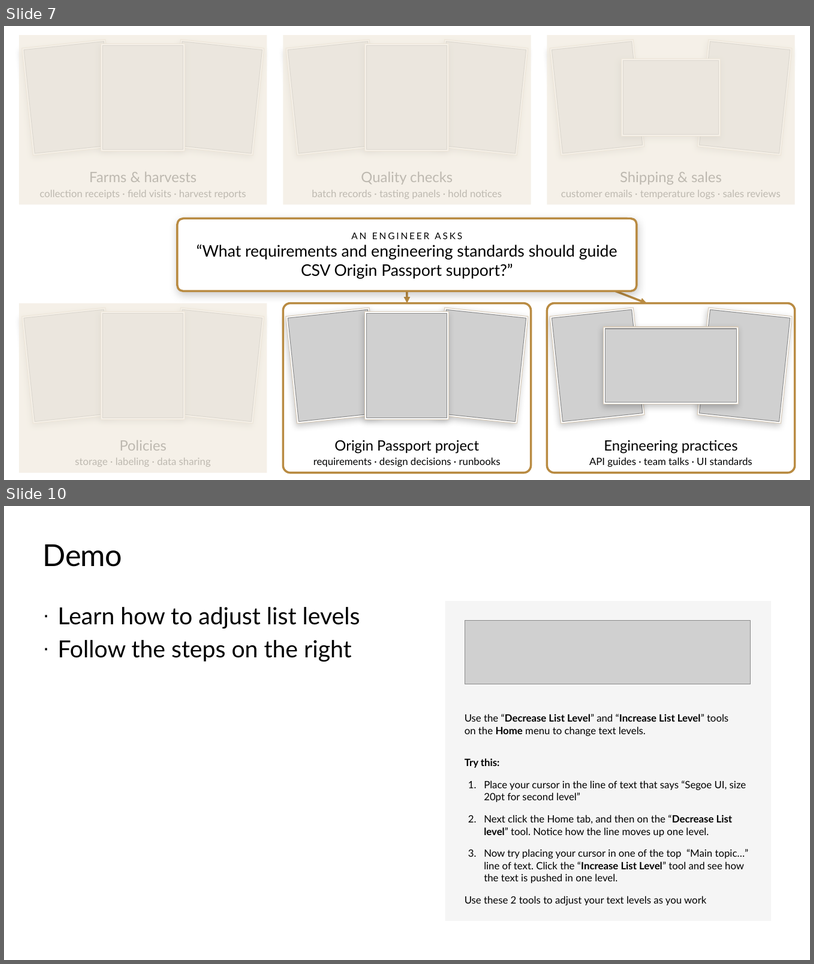
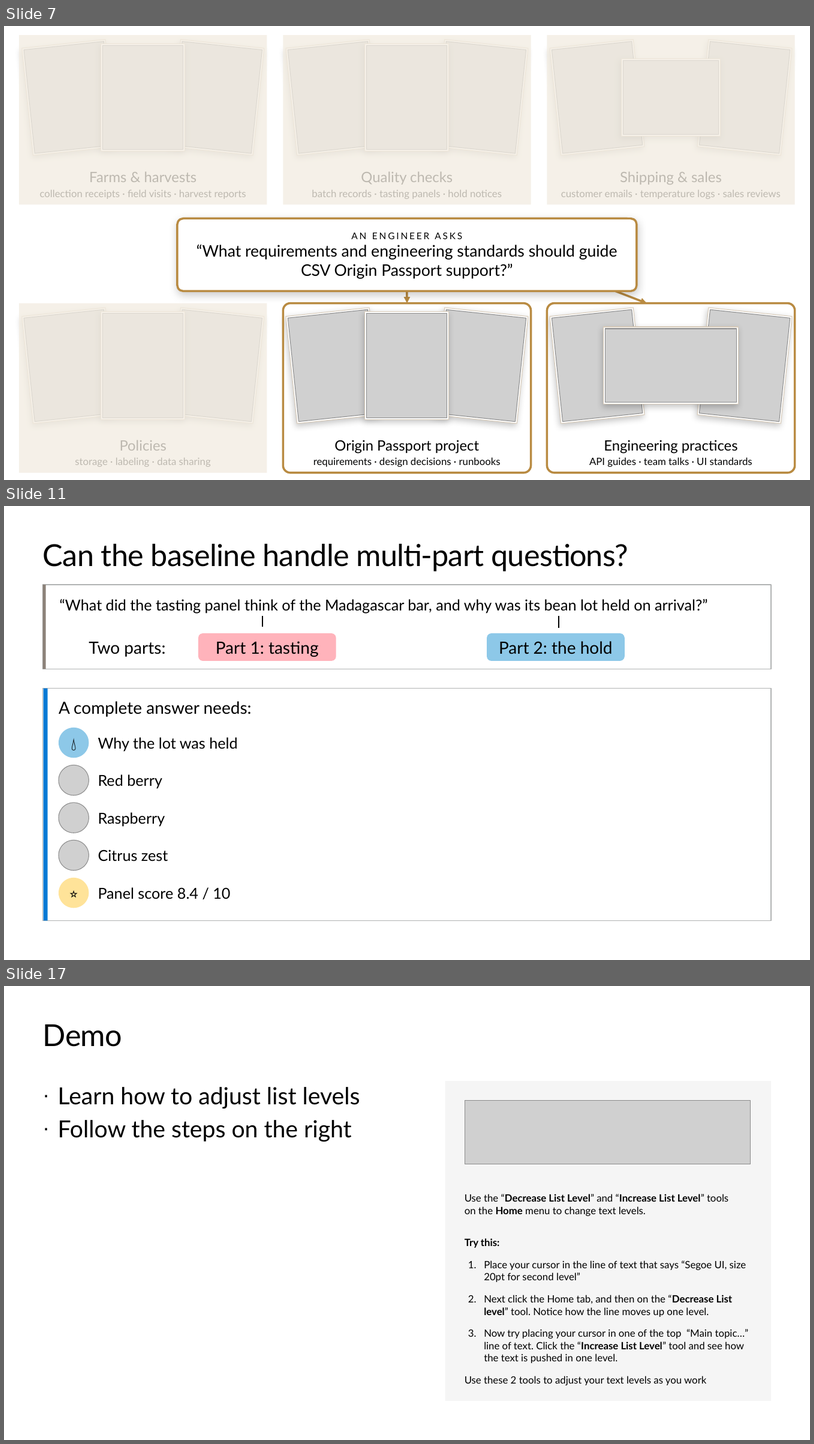
Before and after one commit to microsoft/ignite26-BRK300-building-agentic-retrieval-from-diy-to-foundry-iq, a slide deck: IgniteBRK300-WorkingDeck.pptx. Shown one above the other, each under a label of ours: slides 7 and 10 before the commit, slides 7, 11 and 17 after it; the slides between them are not shown. The pictures are 814x964 and 814x1444 pixels, drawn with LibreOffice and Linux fonts; fonts in the diff are those of the drawing; grey boxes stand for pictures; background and template pictures are left out. Boxes give left, top, right and bottom in pixels: in the first picture for what was removed or moved away, otherwise in the second. Text is boxed around its words. In the diff, an @@ line names an element or a change of style, - is before the commit and + after.

```diff
--- a/IgniteBRK300-WorkingDeck.pptx
+++ b/IgniteBRK300-WorkingDeck.pptx
@@ slide 11 added at (x1=4, y1=506, x2=810, y2=960), background #FFFFFF @@
@@ title added at (x1=43, y1=544, x2=629, y2=571), 36 pt, text #000000 @@
+Can the baseline handle multi-part questions?
@@ rectangle added at (x1=43, y1=585, x2=771, y2=669), fill #FFFFFF, outline #B1B3B3 1 pt @@
@@ rectangle added at (x1=43, y1=585, x2=46, y2=669), fill #8C8279 @@
@@ text added at (x1=60, y1=599, x2=708, y2=613), 18 pt, text #000000 @@
+“What did the tasting panel think of the Madagascar bar, and why was its bean lot held on arrival?”
@@ line added from (263, 627) to (263, 615), #000000 1.5 pt @@
@@ line added from (559, 628) to (559, 615), #000000 1.5 pt @@
@@ text added at (x1=89, y1=642, x2=165, y2=657), 20 pt, text #000000 @@
+Two parts:
@@ rounded rectangle added at (x1=198, y1=633, x2=336, y2=661), fill #FFB3BB, 20 pt, text #000000 @@
+Part 1: tasting
@@ rounded rectangle added at (x1=488, y1=633, x2=625, y2=661), fill #8DC8E8, 20 pt, text #000000 @@
+Part 2: the hold
@@ rectangle added at (x1=43, y1=688, x2=771, y2=921), fill #FFFFFF, outline #B1B3B3 1 pt @@
@@ rectangle added at (x1=44, y1=688, x2=48, y2=921), fill #0078D4 @@
@@ text added at (x1=59, y1=701, x2=252, y2=717), 20 pt, text #000000 @@
+A complete answer needs:
@@ ellipse added at (x1=59, y1=727, x2=89, y2=757), fill #8DC8E8, 16 pt, text #000000 @@
+💧
@@ text added at (x1=98, y1=737, x2=237, y2=751), 18 pt, text #000000 @@
+Why the lot was held
@@ picture added at (x1=59, y1=765, x2=89, y2=795) @@
@@ text added at (x1=98, y1=774, x2=162, y2=789), 18 pt, text #000000 @@
+Red berry
@@ picture added at (x1=59, y1=802, x2=89, y2=832) @@
@@ text added at (x1=98, y1=812, x2=165, y2=826), 18 pt, text #000000 @@
+Raspberry
@@ picture added at (x1=59, y1=840, x2=89, y2=870) @@
@@ text added at (x1=98, y1=849, x2=168, y2=861), 18 pt, text #000000 @@
+Citrus zest
@@ ellipse added at (x1=59, y1=877, x2=89, y2=907), fill #FFE399, 16 pt, text #000000 @@
+⭐
@@ text added at (x1=98, y1=887, x2=230, y2=899), 18 pt, text #000000 @@
+Panel score 8.4 / 10
@@ what was slide 10 is now slide 17 @@
```
Also in this commit, not shown: 2 slides changed, 6 other slides added, 8 slides removed, 10 other files.
